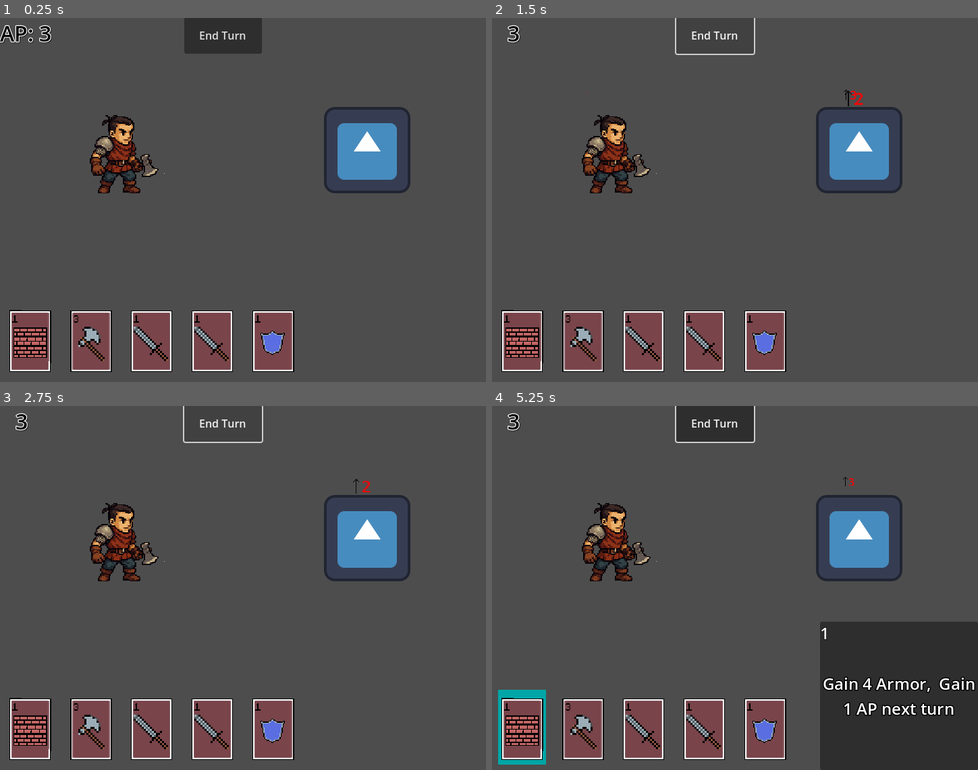
Above: before the commit, frames 1-4 (two rows, left to right).
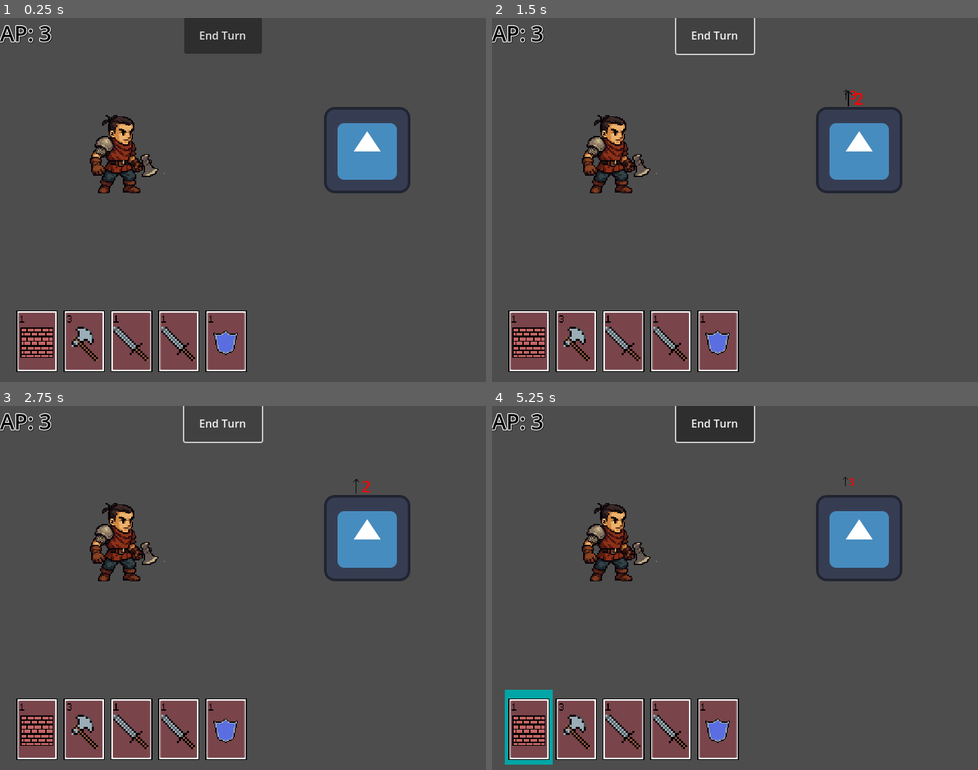
Above: after the commit, the same moments.

Repository: Xyloft94/cardGame
Game: Godot game, scene res://testLevel.tscn
Same seed, same stepped clock (60 frames per second), same inputs: the game is played once before the commit and once after it. The engine's default icon, where the game draws it, is replaced by a stand-in: a white triangle on a blue panel in a dark square.
Inputs (mouse positions are in pixels of both pictures, inside the frame that each line leads up to):
- Up to frame 1 (0.25 s): no input
- Up to frame 2 (1.5 s): click "End Turn" at 0.5 s; click "End Turn" at 1.25 s
- Up to frame 3 (2.75 s): click "End Turn" at 2 s
- Up to frame 4 (5.25 s): tap Enter at 2.75 s; move the mouse to (861, 540) at 2.77 s; right-click (861, 540) at 2.85 s; click (861, 540) at 2.92 s; move the mouse to (861, 540) at 3.52 s; tap Space (Space) at 3.6, 4.25 s; click (861, 540) at 3.67 s; right-click (861, 540) at 3.8 s; move the mouse to (608, 544) at 4.27 s; right-click (608, 544) at 4.35 s; click (608, 544) at 4.42 s; move the mouse to (521, 729) at 5.02 s; right-click (521, 729) at 5.1 s; click (521, 729) at 5.17 s

The runs differ from the first frame. In frame 1, 6.5% of the frame differs, in the area x 1-61%, y 80-98%; in frame 2, 6.8%; in frame 3, 6.8%; in frame 4, 20%, in the area x 0-100%, y 1-100%.

Commit message:
fixed some bugs

Diff:
--- a/cardgame/Scripts/Card.gd
+++ b/cardgame/Scripts/Card.gd
@@ -38,7 +38,7 @@
 	Feedback(target.global_position, amount, "buff")
 
 func AP_nextTurn(amount: int):
-	gameManager.modAP = amount
+	gameManager.modAP += amount
 
 func showDescription():
 	gameManager.showCardDescription(Description, APcost)
--- a/cardgame/Scripts/cardDescription.gd
+++ b/cardgame/Scripts/cardDescription.gd
@@ -8,6 +8,11 @@
 @export var enemyName: Label
 @export var enemyHealth: Label
 @export var enemyBuffs: Label
+@export var PlayerDescription: Panel
+@export var playerName: Label
+@export var playerHealth: Label
+@export var playerBuffs: Label
+@export var playerArmor: Label
 
 func _ready():
 	apLabel.text = ("AP: " + str(gameManager.totalAP))
--- a/cardgame/Scripts/click_box.gd
+++ b/cardgame/Scripts/click_box.gd
@@ -3,6 +3,7 @@
 @export var card: bool
 @export var parent: Node2D
 var group :String
+
 
 
 
--- a/cardgame/Scripts/enemy.gd
+++ b/cardgame/Scripts/enemy.gd
@@ -21,6 +21,7 @@
 
 func takeDamage(damage: int):
 	health -= damage
+	gameManager.hideenemyDescription()
 	print("Enemy health is ", health, "The enemy was dealth ", damage, "damage")
 
 func dealDamage(amount: int):
@@ -35,10 +36,12 @@
 func buffDamage(amount: int):
 	modifiedDamage += amount
 	Feedback(self.global_position, amount, "buff")
+	gameManager.hideenemyDescription()
 
 func heal(amount):
 	health += amount
 	Feedback(self.global_position, amount, "heal")
+	gameManager.hideenemyDescription()
 
 func Attack():
 	spinWheel()
--- a/cardgame/Scripts/game_manager.gd
+++ b/cardgame/Scripts/game_manager.gd
@@ -12,30 +12,49 @@
 var cardClicked :bool = false
 var Player: CharacterBody2D
 var Enemy: CharacterBody2D
+var canChooseCard: bool
 enum TurnOrder {PLAYER, ENEMY}
 
 
 func _ready():
 	EventBus.connect("takenDamage", Callable(self, "takenDamage"))
+	canChooseCard = true
 
 
+func _physics_process(delta):
+	if Input.is_action_just_pressed("declick") and not canChooseCard:
+
+		deselectCard(chosenCard)
+
 func selectedCard(card: Node):
-	chosenCard = card
-	chosenCard.Highlight.visible = true
-	cardClicked = true
+	if canChooseCard:
+		chosenCard = card
+		chosenCard.Highlight.visible = true
+		cardClicked = true
+		canChooseCard = false
+
+func deselectCard(card: Node):
+	print("de-select card bro")
+	chosenCard.Highlight.visible = false
+	cardClicked = false
+	hideCardDescription()
+	canChooseCard = true
+	chosenCard = null
 
 func selectedTarget(target: Node):
 	if chosenCard and chosenCard.APcost <= totalAP:
 		chosenCard.play(target.parent)
 		totalAP = (totalAP - chosenCard.APcost)
-		battleUI.apLabel.text = str(totalAP)
+		battleUI.apLabel.text = ("AP: " + str(totalAP))
 		cardClicked = false
 		hideCardDescription()
-		print(totalAP)
+		canChooseCard = true
+
 
 func playerTurn():
 	resetAP()
 	Player.reDraw()
+	modAP = 0
 
 func enemyTurn():
 	Enemy.Attack()
@@ -47,9 +66,6 @@
 
 func endEnemyTurn():
 	resetAP()
-	currentTurn = TurnOrder.PLAYER
-	totalAP = (totalAP + modAP)
-	battleUI.apLabel.text = str(totalAP)
 	playerTurn()
 
 
@@ -65,9 +81,11 @@
 
 func resetAP():
 	if modAP > 0:
-		totalAP
 		totalAP = (modAP + 3)
-	totalAP = 3
+	else:
+		totalAP = 3
+	battleUI.apLabel.text = ("AP: " + str(totalAP))
+
 
 func showCardDescription(Description:String, cost:int):
 	battleUI.Card.visible = true
@@ -83,8 +101,18 @@
 func showenemyDescription(enemy: CharacterBody2D):
 	battleUI.EnemyDescription.visible = true
 	battleUI.enemyName.text = enemy.Name
-	battleUI.enemyHealth.text = ("Health :" + str(enemy.health))
+	battleUI.enemyHealth.text = ("Health : " + str(enemy.health))
 	battleUI.enemyBuffs.text = ("Attack + " + str(enemy.modifiedDamage))
 
 func hideenemyDescription():
 	battleUI.EnemyDescription.visible = false
+
+func showplayerDescription(player: CharacterBody2D):
+	battleUI.PlayerDescription.visible = true
+	battleUI.playerName.text = player.Name
+	battleUI.playerHealth.text = ("Health : " + str(player.health))
+	battleUI.playerBuffs.text = ("Attack + " + str(player.temp_modDamage))
+	battleUI.playerArmor.text = ("Armor : " + str(player.armor))
+
+func hideplayerDescription():
+	battleUI.PlayerDescription.visible = false
--- a/cardgame/Scripts/handUI.gd
+++ b/cardgame/Scripts/handUI.gd
@@ -1,6 +1,6 @@
 extends Node2D
 
-var spacing: int = 90
+var spacing: int = 70
 var centerOffset: Vector2 = Vector2.ZERO
 
 func _ready():
--- a/cardgame/battleUI.tscn
+++ b/cardgame/battleUI.tscn
@@ -19,7 +19,7 @@
 shadow_size = 5
 shadow_color = Color(0, 0, 0, 0.580392)
 
-[node name="battleUI" type="CanvasLayer" node_paths=PackedStringArray("Card", "Description", "costAP", "apLabel", "EnemyDescription", "enemyName", "enemyHealth", "enemyBuffs") groups=["UI"]]
+[node name="battleUI" type="CanvasLayer" node_paths=PackedStringArray("Card", "Description", "costAP", "apLabel", "EnemyDescription", "enemyName", "enemyHealth", "enemyBuffs", "PlayerDescription", "playerName", "playerHealth", "playerBuffs", "playerArmor") groups=["UI"]]
 script = ExtResource("1_hl4o5")
 Card = NodePath("Card")
 Description = NodePath("Card/Description")
@@ -29,6 +29,11 @@
 enemyName = NodePath("EnemyDescription/Name")
 enemyHealth = NodePath("EnemyDescription/Health")
 enemyBuffs = NodePath("EnemyDescription/Buffs")
+PlayerDescription = NodePath("PlayerDescription")
+playerName = NodePath("PlayerDescription/Name")
+playerHealth = NodePath("PlayerDescription/Health")
+playerBuffs = NodePath("PlayerDescription/Buffs")
+playerArmor = NodePath("PlayerDescription/Armor")
 
 [node name="Card" type="Panel" parent="."]
 visible = false
@@ -93,6 +98,7 @@
 offset_bottom = 56.0
 grow_horizontal = 2
 grow_vertical = 2
+mouse_filter = 2
 
 [node name="Name" type="Label" parent="EnemyDescription"]
 layout_mode = 1
@@ -127,4 +133,61 @@
 grow_horizontal = 2
 grow_vertical = 2
 
+[node name="PlayerDescription" type="Panel" parent="."]
+visible = false
+anchors_preset = 4
+anchor_top = 0.5
+anchor_bottom = 0.5
+offset_left = 23.0
+offset_top = -152.0
+offset_right = 189.0
+offset_bottom = 53.0
+grow_vertical = 2
+mouse_filter = 2
+
+[node name="Name" type="Label" parent="PlayerDescription"]
+layout_mode = 1
+anchors_preset = 10
+anchor_right = 1.0
+offset_bottom = 23.0
+grow_horizontal = 2
+horizontal_alignment = 1
+
+[node name="Health" type="Label" parent="PlayerDescription"]
+layout_mode = 1
+anchors_preset = 14
+anchor_top = 0.5
+anchor_right = 1.0
+anchor_bottom = 0.5
+offset_left = 2.0
+offset_top = -18.5
+offset_right = 2.0
+offset_bottom = 4.5
+grow_horizontal = 2
+grow_vertical = 2
+
+[node name="Buffs" type="Label" parent="PlayerDescription"]
+layout_mode = 1
+anchors_preset = 14
+anchor_top = 0.5
+anchor_right = 1.0
+anchor_bottom = 0.5
+offset_top = 34.5
+offset_bottom = 57.5
+grow_horizontal = 2
+grow_vertical = 2
+
+[node name="Armor" type="Label" parent="PlayerDescription"]
+layout_mode = 1
+anchors_preset = 14
+anchor_top = 0.5
+anchor_right = 1.0
+anchor_bottom = 0.5
+offset_left = 1.0
+offset_top = 9.5
+offset_right = 1.0
+offset_bottom = 32.5
+grow_horizontal = 2
+grow_vertical = 2
+
 [connection signal="pressed" from="Button" to="." method="_on_button_pressed"]
--- a/cardgame/feedBack.tscn
+++ b/cardgame/feedBack.tscn
@@ -2,6 +2,21 @@
 
 [ext_resource type="Script" path="res://feedBack.gd" id="1_pc0b1"]
 [ext_resource type="Texture2D" uid="uid://d1qchx16jm3we" path="res://Art/Arrow.png" id="2_84aqf"]
+
+[sub_resource type="Animation" id="Animation_4ncsl"]
+length = 0.001
+tracks/0/type = "value"
+tracks/0/imported = false
+tracks/0/enabled = true
+tracks/0/path = NodePath(".:scale")
+tracks/0/interp = 1
+tracks/0/loop_wrap = true
+tracks/0/keys = {
+"times": PackedFloat32Array(0),
+"transitions": PackedFloat32Array(1),
+"update": 0,
+"values": [Vector2(1, 1)]
+}
 
 [sub_resource type="Animation" id="Animation_y2ymn"]
 resource_name = "fade"
@@ -16,21 +31,6 @@
 "transitions": PackedFloat32Array(1, 1, 1, 1, 1),
 "update": 0,
 "values": [Vector2(1, 1), Vector2(1.5, 1.5), Vector2(0.5, 0.5), Vector2(0.1, 0.1), Vector2(1e-05, 1e-05)]
-}
-
-[sub_resource type="Animation" id="Animation_4ncsl"]
-length = 0.001
-tracks/0/type = "value"
-tracks/0/imported = false
-tracks/0/enabled = true
-tracks/0/path = NodePath(".:scale")
-tracks/0/interp = 1
-tracks/0/loop_wrap = true
-tracks/0/keys = {
-"times": PackedFloat32Array(0),
-"transitions": PackedFloat32Array(1),
-"update": 0,
-"values": [Vector2(1, 1)]
 }
 
 [sub_resource type="AnimationLibrary" id="AnimationLibrary_bfqg1"]
--- a/cardgame/project.godot
+++ b/cardgame/project.godot
@@ -33,6 +33,16 @@
 "events": [Object(InputEventKey,"resource_local_to_scene":false,"resource_name":"","device":-1,"window_id":0,"alt_pressed":false,"shift_pressed":false,"ctrl_pressed":false,"meta_pressed":false,"pressed":false,"keycode":0,"physical_keycode":32,"key_label":0,"unicode":32,"echo":false,"script":null)
 ]
 }
+declick={
+"deadzone": 0.5,
+"events": [Object(InputEventMouseButton,"resource_local_to_scene":false,"resource_name":"","device":-1,"window_id":0,"alt_pressed":false,"shift_pressed":false,"ctrl_pressed":false,"meta_pressed":false,"button_mask":0,"position":Vector2(0, 0),"global_position":Vector2(0, 0),"factor":1.0,"button_index":2,"canceled":false,"pressed":false,"double_click":false,"script":null)
+]
+}
+click={
+"deadzone": 0.5,
+"events": [Object(InputEventMouseButton,"resource_local_to_scene":false,"resource_name":"","device":-1,"window_id":0,"alt_pressed":false,"shift_pressed":false,"ctrl_pressed":false,"meta_pressed":false,"button_mask":0,"position":Vector2(0, 0),"global_position":Vector2(0, 0),"factor":1.0,"button_index":1,"canceled":false,"pressed":false,"double_click":false,"script":null)
+]
+}
 
 [rendering]
 
--- a/cardgame/testLevel.tscn
+++ b/cardgame/testLevel.tscn
@@ -17,6 +17,6 @@
 handContainer = NodePath("../handUI")
 
 [node name="handUI" parent="." instance=ExtResource("3_2cuvp")]
-position = Vector2(221, 477)
+position = Vector2(191, 477)
 
 [node name="battleUI" parent="." instance=ExtResource("5_hilpl")]
--- a/cardgame/warriorTest.gd
+++ b/cardgame/warriorTest.gd
@@ -25,8 +25,16 @@
 	gameManager.setAP()
 
 func takeDamage(damage :int):
-	health = (damage - armor) - health
-	print()
+	if armor >= 0:
+		var newDamage = (damage - armor)
+		if newDamage >= armor:
+			armor = 0
+			health -= newDamage
+		else:
+			armor = (armor - damage)
+	else:
+		health -= damage
+
 	EventBus.emit_signal("takenDamage", Name)
 
 func temp_modifyDamage(baseDamage):
@@ -68,3 +76,9 @@
 	var numberToDraw = intelligence - handContainer.get_child_count()
 	for i in numberToDraw:
 		drawCard()
+
+func showDescription():
+	gameManager.showplayerDescription(self)
+
+func hideDescription():
+	gameManager.hideplayerDescription()
--- a/cardgame/warriorTest.tscn
+++ b/cardgame/warriorTest.tscn
@@ -1,8 +1,9 @@
-[gd_scene load_steps=6 format=3 uid="uid://cdw86nxxni67b"]
+[gd_scene load_steps=8 format=3 uid="uid://cdw86nxxni67b"]
 
 [ext_resource type="Script" path="res://warriorTest.gd" id="1_qx86s"]
 [ext_resource type="Texture2D" uid="uid://f2bdeb6jim0c" path="res://Art/warriorSprite.png" id="1_tijxr"]
 [ext_resource type="PackedScene" uid="uid://ckf2srdid3krn" path="res://Components/click_box.tscn" id="3_r72qb"]
+[ext_resource type="PackedScene" uid="uid://wyx11abynxo2" path="res://Components/hoverBox.tscn" id="4_px6fb"]
 
 [sub_resource type="CapsuleShape2D" id="CapsuleShape2D_fwffa"]
 radius = 29.0
@@ -10,6 +11,9 @@
 
 [sub_resource type="RectangleShape2D" id="RectangleShape2D_i5vb2"]
 size = Vector2(75, 112)
+
+[sub_resource type="RectangleShape2D" id="RectangleShape2D_v4yo6"]
+size = Vector2(72, 114)
 
 [node name="warriorTest" type="CharacterBody2D" groups=["Player", "Warrior"]]
 script = ExtResource("1_qx86s")
@@ -29,4 +33,12 @@
 position = Vector2(-4.5, 4)
 shape = SubResource("RectangleShape2D_i5vb2")
 
+[node name="hoverBox" parent="." node_paths=PackedStringArray("parent") instance=ExtResource("4_px6fb")]
+parent = NodePath("..")
+
+[node name="CollisionShape2D" parent="hoverBox" index="0"]
+position = Vector2(-6, 4)
+shape = SubResource("RectangleShape2D_v4yo6")
+
 [editable path="clickBox"]
+[editable path="hoverBox"]
